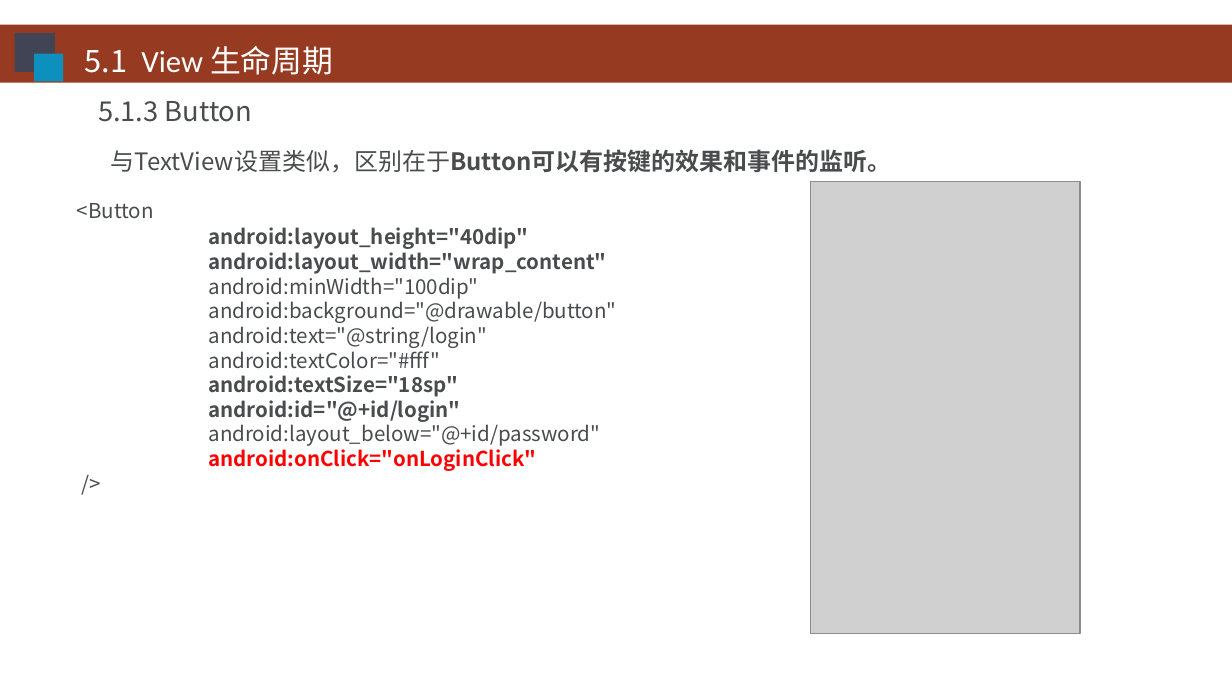
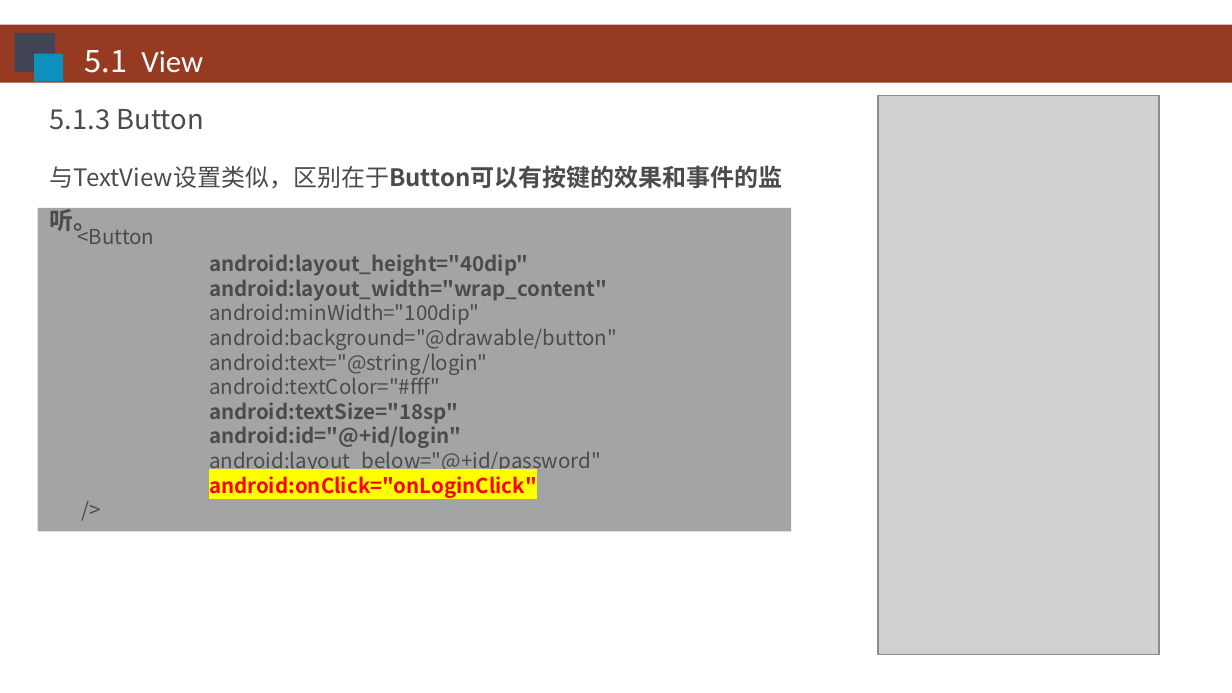
Before and after one commit to HBU/Android-PPT, a slide deck: slide 8 of 05.0 -- 用户界面 -- 第05章.pptx (slide 7 before the commit). Drawn at 1232x693 pixels with LibreOffice and Linux fonts; fonts in the diff are those of the drawing; grey boxes stand for pictures; background and template pictures are left out. Boxes give left, top, right and bottom in pixels: in the first picture for what was removed or moved away, otherwise in the second. Text is boxed around its words. In the diff, an @@ line names an element or a change of style, - is before the commit and + after.

```diff
--- a/05.0 -- 用户界面 -- 第05章.pptx
+++ b/05.0 -- 用户界面 -- 第05章.pptx
@@ text at bbox=[85, 50, 203, 73]: text changed @@
-5.1 View 生命周期
+5.1 View
@@ text "5.1.3 Button": place and size @@
-text "5.1.3 Button" at bbox=[98, 101, 252, 122]
+text "5.1.3 Button" at bbox=[50, 109, 204, 130]
@@ picture added at bbox=[878, 96, 1159, 655] @@
@@ text "与TextView设置类似，区别在于Button可以有按键的效果和事件的监听。" rewrapped from bbox=[111, 149, 892, 172] to bbox=[50, 165, 783, 236] @@
@@ rectangle "<Button": place and size @@
-rectangle "<Button" at bbox=[77, 203, 616, 471]
+rectangle "<Button" at bbox=[38, 208, 792, 531]
@@ rectangle "<Button" at bbox=[38, 208, 792, 531]: fill none to #494B4D at 50% opacity @@
@@ picture removed at bbox=[811, 181, 1080, 633] @@
@@ text in rectangle at bbox=[209, 476, 537, 498]: highlight none to #FFFF00 in "android:onClick="onLoginClick"" @@
```
Also in this commit, not shown: 43 other slides changed, 1 slide added, 4 slides removed.
